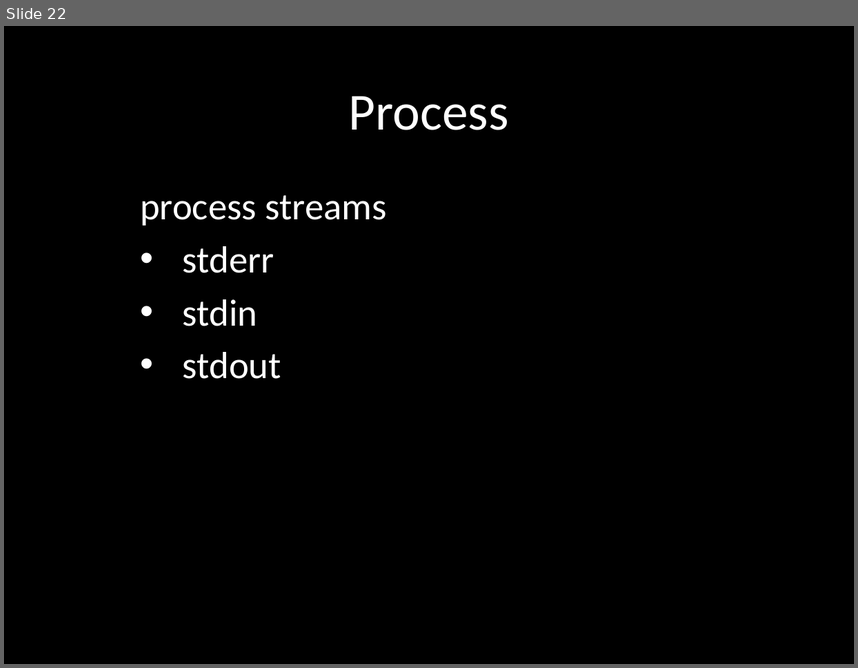
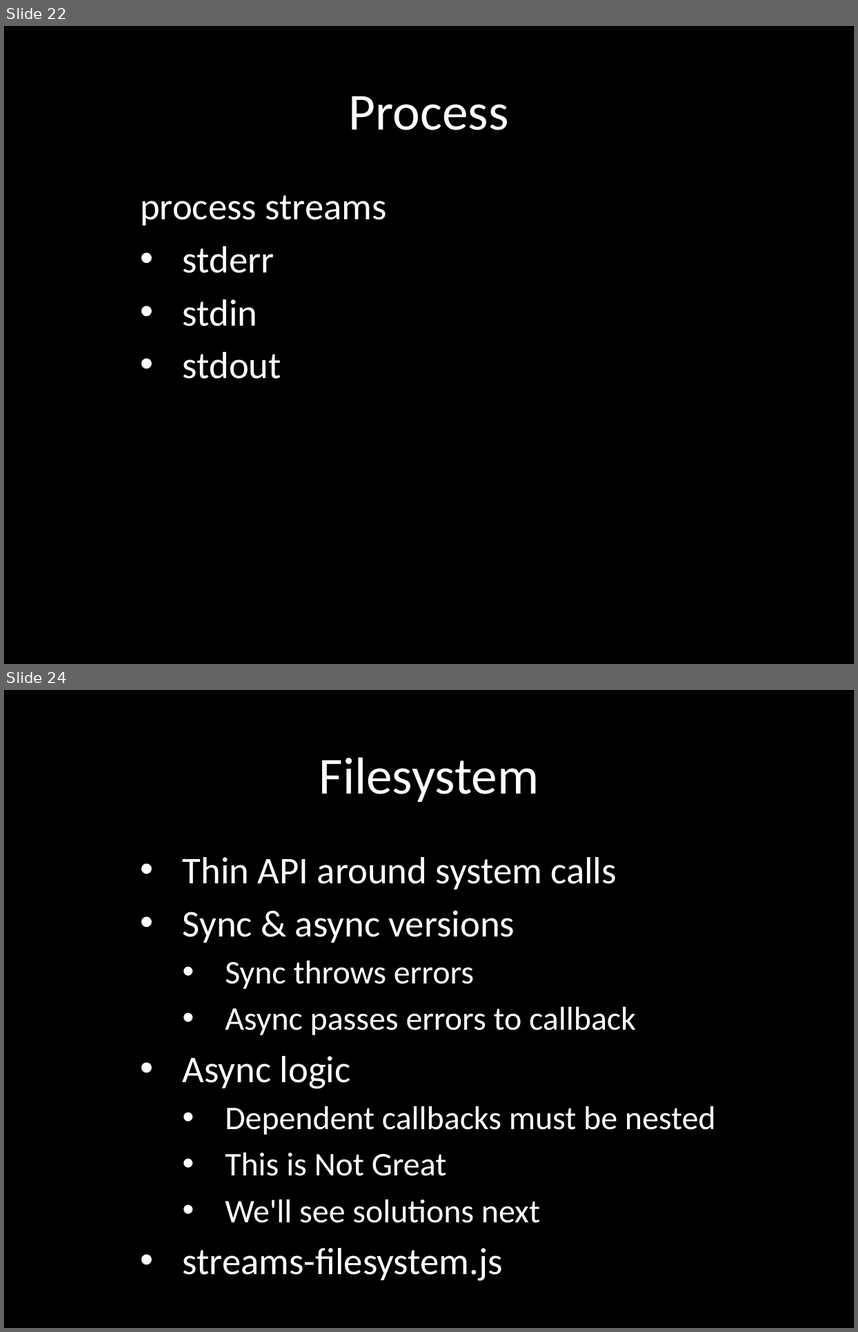
Before and after one commit to eliasjames/training-node, a slide deck: slides/Node Slides Day 2.pptx. Shown one above the other, each under a label of ours: slide 22 before the commit, slides 22 and 24 after it; the slides between them are not shown. The pictures are 858x668 and 858x1332 pixels, drawn with LibreOffice and Linux fonts; fonts in the diff are those of the drawing. Boxes give left, top, right and bottom in pixels: in the first picture for what was removed or moved away, otherwise in the second. Text is boxed around its words. In the diff, an @@ line names an element or a change of style, - is before the commit and + after.

```diff
--- a/slides/Node Slides Day 2.pptx
+++ b/slides/Node Slides Day 2.pptx
@@ slide 24 added at (x1=4, y1=690, x2=854, y2=1328), background #000000 @@
@@ title added at (x1=319, y1=757, x2=539, y2=802), 44 pt, text #FFFFFF @@
+Filesystem
@@ subtitle added at (x1=183, y1=857, x2=716, y2=1281), 28 pt, text #FFFFFF @@
+• Thin API around system calls
+• Sync & async versions
+  • Sync throws errors
+  • Async passes errors to callback
+• Async logic
+  • Dependent callbacks must be nested
+  • This is Not Great
+  • We'll see solutions next
+• streams-filesystem.js
```
Also in this commit, not shown: 6 slides changed, 6 other slides added, 1 slide removed.
